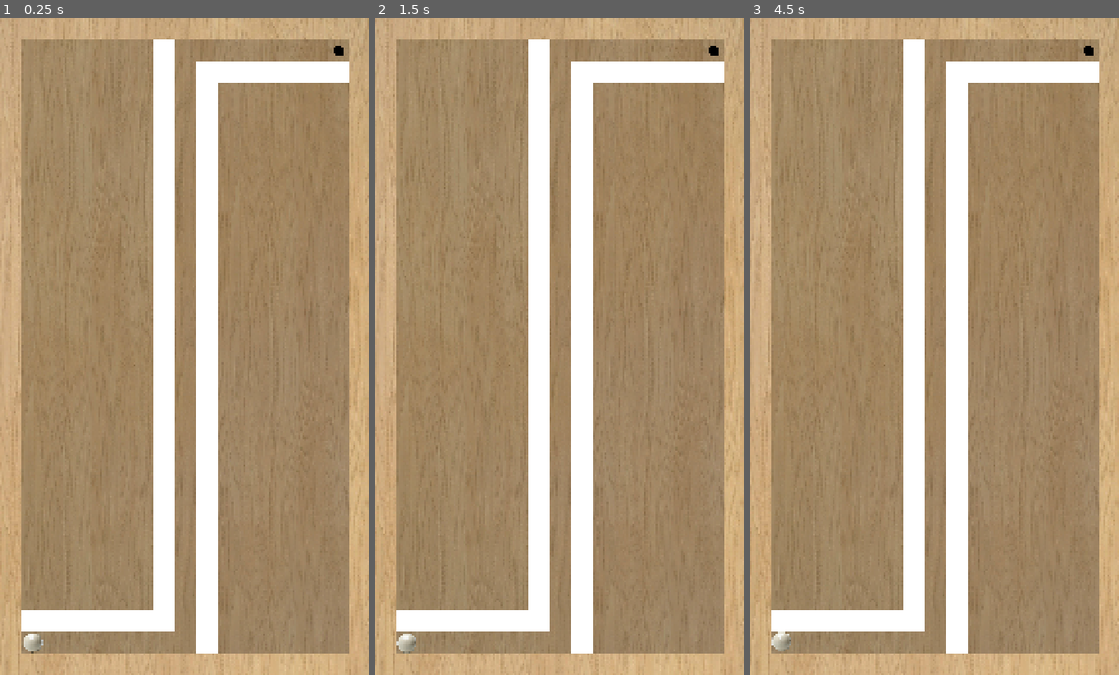
Above: before the commit, frames 1-3 (left to right).
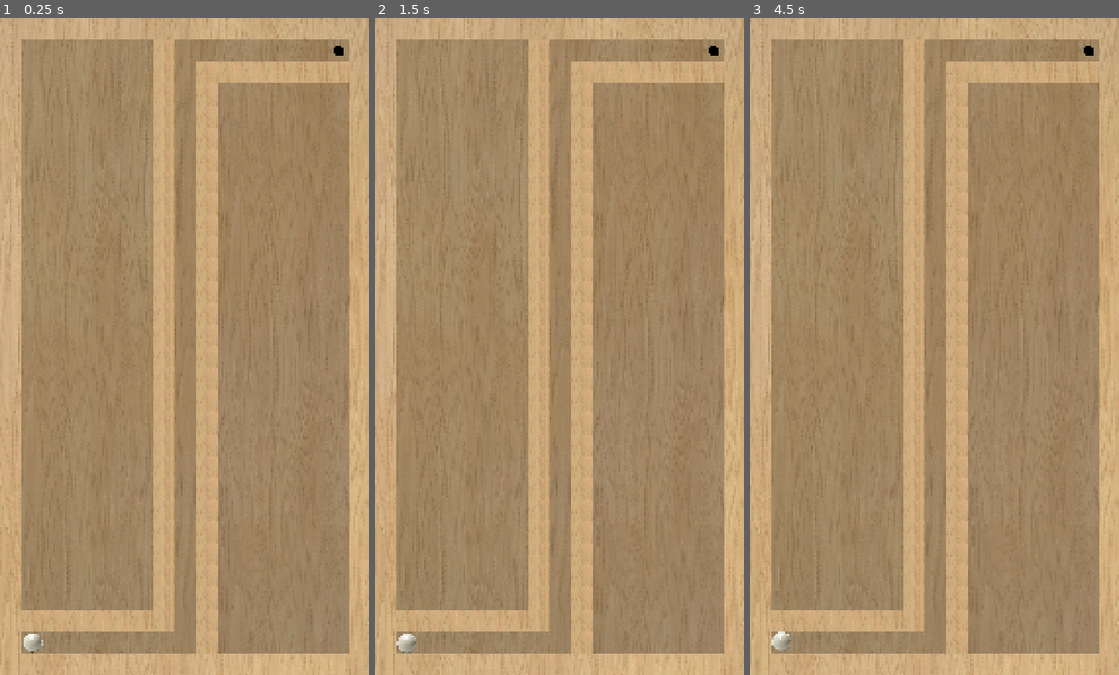
Above: after the commit, the same moments.

Repository: top-it-090304/Improvisation
Game: Godot game, scene res://objects/world.tscn
The game is run twice, just before and just after one commit, with the same random seed, the same clock (stepped at 60 frames per second) and the same inputs.
Inputs (mouse positions are in pixels of both pictures, inside the frame that each line leads up to):
- Up to frame 1 (0.25 s): no input
- Up to frame 2 (1.5 s): tap Enter at 0.5 s; move the mouse to (640, 313) at 0.52 s; click (640, 313) at 0.67 s; tap Space at 1.25 s; move the mouse to (485, 379) at 1.27 s; click (485, 379) at 1.42 s
- Up to frame 3 (4.5 s): tap Enter at 2, 3.5 s; move the mouse to (971, 201) at 2.02 s; click (971, 201) at 2.17 s; tap Space at 2.75, 4.25 s; move the mouse to (916, 477) at 2.77 s; click (916, 477) at 2.92 s; move the mouse to (1045, 445) at 3.52 s; click (1045, 445) at 3.67 s; move the mouse to (823, 247) at 4.27 s; click (823, 247) at 4.42 s

The runs differ from the first frame. In frame 1, 13% of the frame differs, in the area x 5-95%, y 3-97%; in frame 2, 13%; in frame 3, 13%.

Commit message:
Текстура стен

Diff:
--- a/objects/block.tscn
+++ b/objects/block.tscn
@@ -1,15 +1,18 @@
 [gd_scene format=3 uid="uid://baclftxnn0jwj"]
+
+[ext_resource type="Texture2D" uid="uid://n8wisi67d5gu" path="res://sources/Wood.jpg" id="1_5tpor"]
 
 [sub_resource type="RectangleShape2D" id="RectangleShape2D_3gtdk"]
 size = Vector2(64, 64)
 
 [node name="Block" type="StaticBody2D" unique_id=296666591]
 
-[node name="Texture" type="ColorRect" parent="." unique_id=1338867976]
-offset_left = -32.0
-offset_top = -32.0
-offset_right = 32.0
-offset_bottom = 32.0
+[node name="Texture" type="Sprite2D" parent="." unique_id=950127636]
+position = Vector2(-1.4305115e-06, 0)
+scale = Vector2(0.6189112, 0.6189555)
+texture = ExtResource("1_5tpor")
+region_enabled = true
+region_rect = Rect2(0, 0, 104, 104)
 
 [node name="Shape" type="CollisionShape2D" parent="." unique_id=1297005663]
 shape = SubResource("RectangleShape2D_3gtdk")
Not shown, changed: MazeBall.apk
Not shown, changed: MazeBall.apk.idsig
